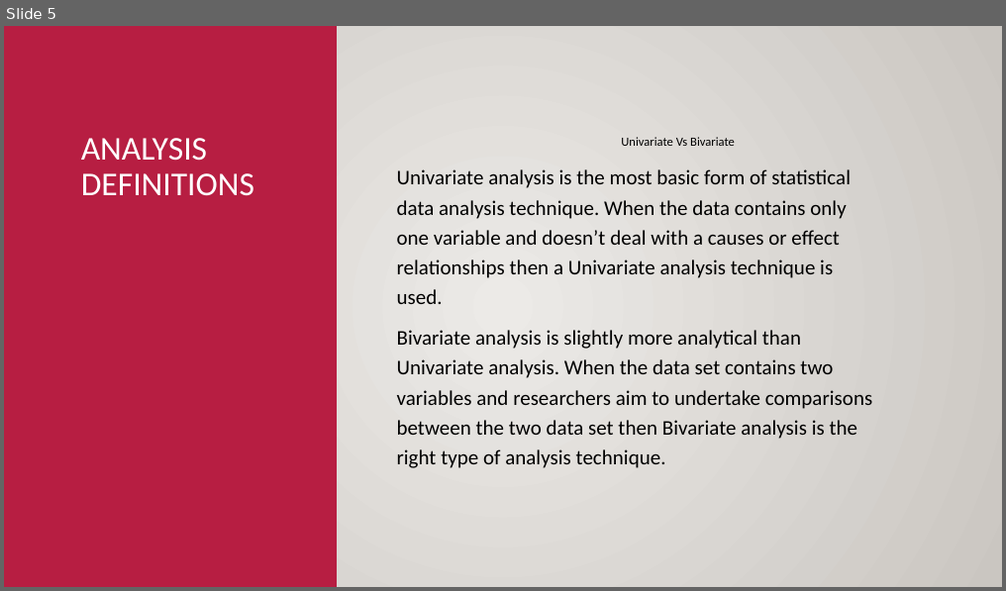
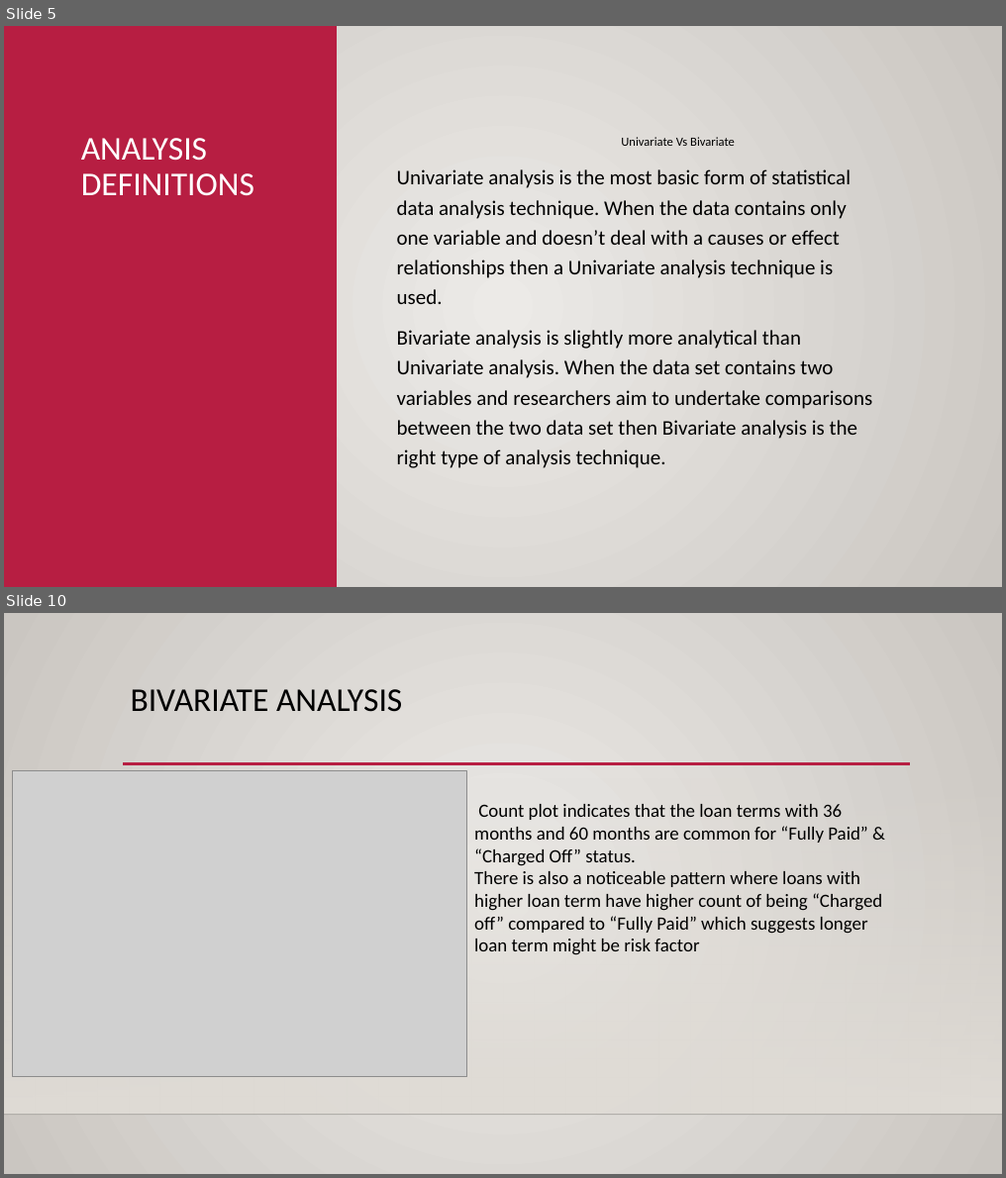
Before and after one commit to jiten-kmar/LendingClubCaseStudy, a slide deck: lending_analysis.pptx. Shown one above the other, each under a label of ours: slide 5 before the commit, slides 5 and 10 after it; the slides between them are not shown. The pictures are 1006x591 and 1006x1178 pixels, drawn with LibreOffice and Linux fonts; fonts in the diff are those of the drawing; grey boxes stand for pictures; background and template pictures are left out. Boxes give left, top, right and bottom in pixels: in the first picture for what was removed or moved away, otherwise in the second. Text is boxed around its words. In the diff, an @@ line names an element or a change of style, - is before the commit and + after.

```diff
--- a/lending_analysis.pptx
+++ b/lending_analysis.pptx
@@ slide 10 added at (4,613,1002,1174), background gradient #ECEAE7 to #CAC7C1; not listed: 3 template elements that a slide beside it also shows @@
@@ title added at (131,689,402,712), 32 pt, text #000000 @@
+BIVARIATE ANALYSIS
@@ picture added at (12,771,466,1077) @@
@@ text added at (474,804,882,956), 18 pt, text #000000 @@
+Count plot indicates that the loan terms with 36 months and 60 months are common for “Fully Paid” & “Charged Off” status.
+There is also a noticeable pattern where loans with higher loan term have higher count of being “Charged off” compared to “Fully Paid” which suggests longer loan term might be risk factor
```
Also in this commit, not shown: 3 slides changed, 6 other slides added, 1 slide removed.
